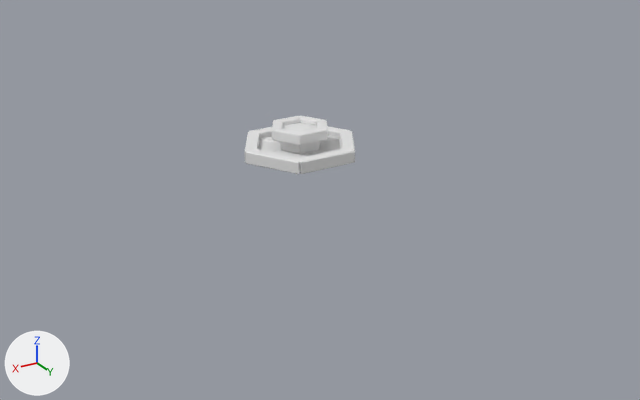
The Blender file Objeto Videos/gameBlender2020/assets/PROP/School.blend as it was, and as the next commit left it.
The view is the same before and after, from a 50 mm lens placed at (20.1, 35.4, 14.9), pointed at (0.0, 1.9, -1.8). Arrows for +X, +Y and +Z are at lower left; the lights stay in place.

Objects in the first picture: 'Fountain'.
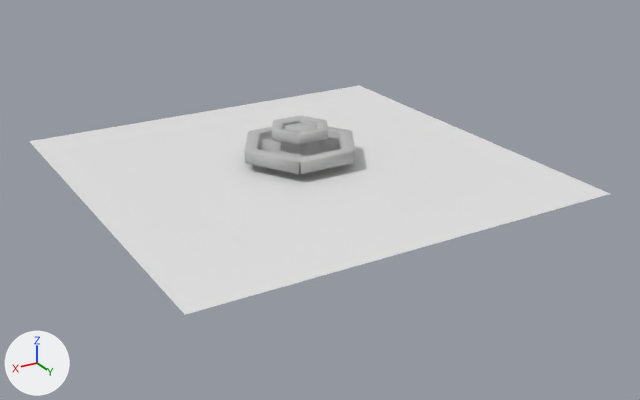
Location of each change, [x1, y1, x2, y2] in pixels of the pictures (640 x 400 px):
'Plane', added: after [29, 86, 610, 315]
'Fountain', recoloured (white to grey): [244, 116, 355, 174] in both

Edits to the bpy script that builds the scene:
```text
Add mat_cycles:
    mat_cycles = diffuse_material('CYCLES')
    mat_cycles.base_color = (0.5, 0.5, 0.5)  # grey #bcbcbc
Change me_cylinder:
    where me_cylinder.from_pydata(...)  # 374 vertices, 355 faces; spans x -2.6..2.6, y -2.97..2.97, z -0.3..1.1
    add me_cylinder.materials.append(mat_cycles)  # grey #bcbcbc
Add me_plane:
    me_plane.from_pydata([(-1.0, -1.0, 0.0), (1.0, -1.0, 0.0), (-1.0, 1.0, 0.0), (1.0, 1.0, 0.0)], [], [(0, 1, 3, 2)])
Add ob_plane:
    ob_plane = bpy.data.objects.new('Plane', me_plane)
    ob_plane.location = (0.43, 0.56, -0.43)
    ob_plane.scale = (10.2, 10.2, 10.2)
```
